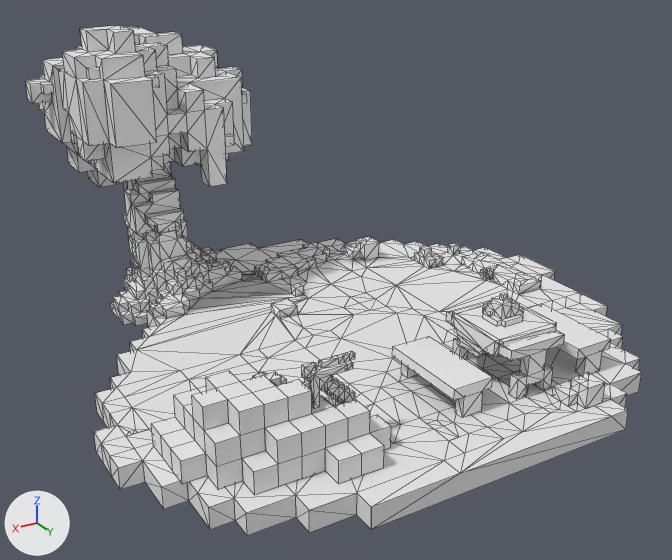
Before and after pictures for a commit that changed the FBX model Assets/Graphics/3D/Models/ground_lv2.fbx.
One viewpoint serves both versions: a camera (50 mm lens) standing at (22.21, 13.59, 8.27) and looking at (13.42, -1.06, 0.94). The axes (+X, +Y, +Z) are drawn at lower left. The lights are the same throughout. Mesh edges are drawn as thin lines. Where no turn or scale is listed for an object, it has been applied to the vertices.
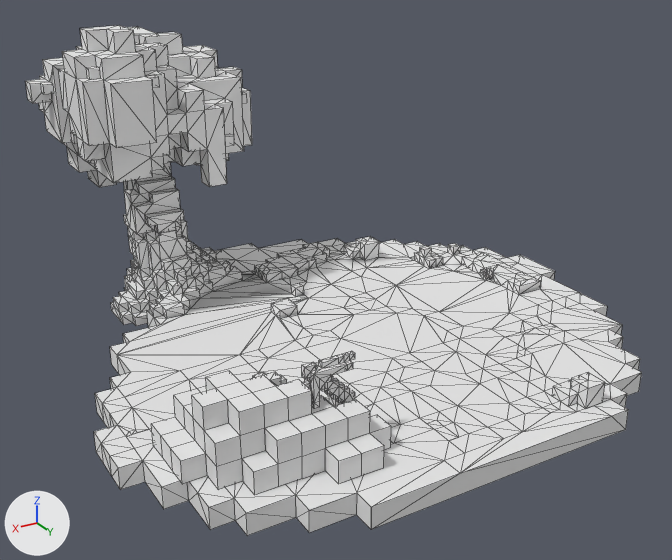
Location of each change, [x1, y1, x2, y2] in pixels of the pictures (672 x 560 px; the box of a moved part takes in the faces that stretch with it):
part 1 of me_cylinder_023, deleted: before [482, 293, 524, 327]
part 2 of me_cylinder_023, deleted: before [451, 299, 557, 358]
part 3 of me_cylinder_023, deleted: before [446, 299, 565, 399]
part 4 of me_cylinder_023, deleted: before [529, 304, 611, 375]
part 5 of me_cylinder_023, deleted: before [392, 336, 493, 418]
part 6 of me_cylinder_023, moved or reshaped: before [117, 298, 308, 372]; after [110, 298, 308, 372]

The change, as a diff of the scene's bpy script:
```diff
--- a/Assets/Graphics/3D/Models/ground_lv2.fbx.py
+++ b/Assets/Graphics/3D/Models/ground_lv2.fbx.py
@@ me_cylinder_023 @@
 # used by ob_cylinder_026; location = (10.9, -5.2, -0.4)
-me_cylinder_023.from_pydata(...)  # 2088 vertices, 3755 faces; spans x -3.2..8.0, y -2.85..9.6, z 0.0..6.02
+me_cylinder_023.from_pydata(...)  # 1834 vertices, 3348 faces; spans x -3.2..8.0, y -2.85..9.6, z 0.0..6.02
+# me_cylinder_023 part 1: the loose piece of 79 vertices spanning x 0.71..1.31, y 7.11..7.71, z 1.47..1.97 is deleted
+# me_cylinder_023 part 2: the loose piece of 60 vertices spanning x 0.31..1.71, y 6.75..8.15, z 0.97..1.47 is deleted
+# me_cylinder_023 part 3: the loose piece of 56 vertices spanning x 0.4..1.6, y 6.56..8.36, z 0.4..1.4 is deleted
+# me_cylinder_023 part 4: the loose piece of 30 vertices spanning x -0.78..0.02, y 6.56..8.36, z 0.4..1.0 is deleted
+# me_cylinder_023 part 5: the loose piece of 26 vertices spanning x 1.98..2.78, y 6.56..8.36, z 0.4..1.0 is deleted
+# me_cylinder_023 part 6
+# 6 vertices are removed from x 6.0..6.4, y 2.4..3.2, z 0.0..0.4
+# 20 faces are deleted
+# 4 vertices are added at (6.4, 2.4, 0.0), (6.4, 2.4, 0.4), (6.8, 2.8, 0.0), (6.8, 2.8, 0.4)
+# 16 new faces join them
 me_cylinder_023.materials.append(mat_texture_text)
```
